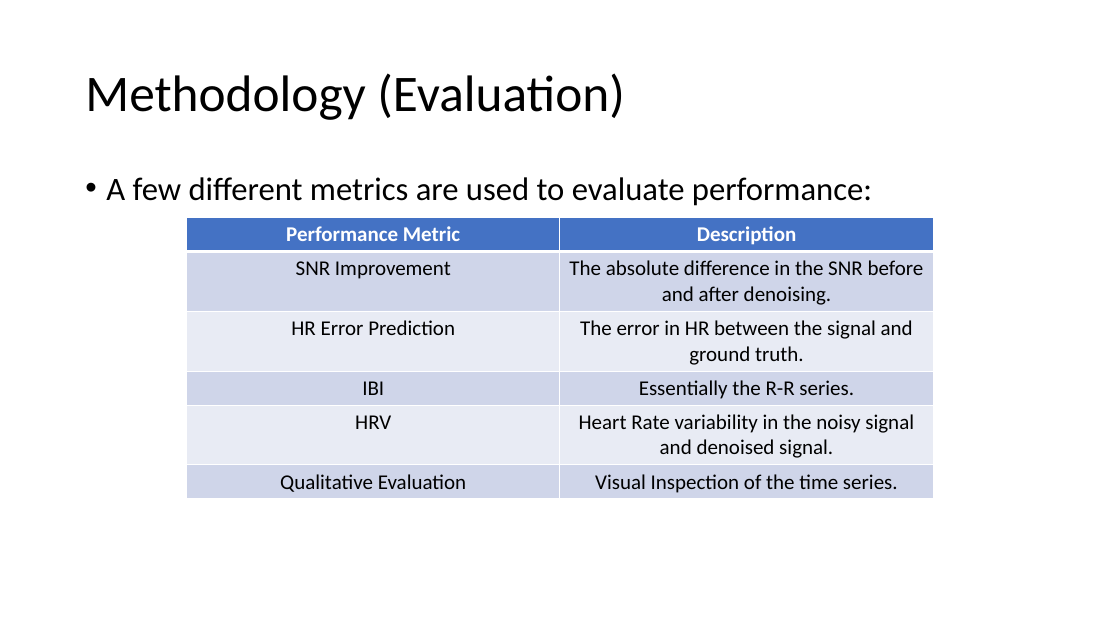
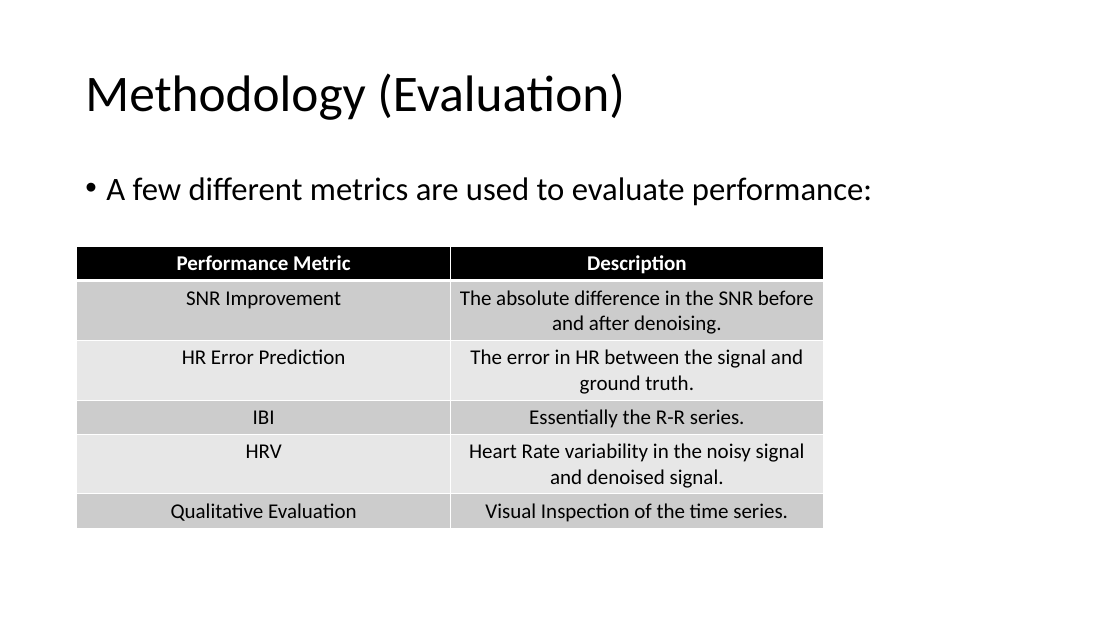
Before and after one commit to ben120-web/MSc-Project, a slide deck: slide 11 of Electrode Motion Denoising/reports/DeepLearningElectrodeMotionRemoval.pptx. Drawn at 1120x630 pixels with LibreOffice and Linux fonts; fonts in the diff are those of the drawing. Boxes give left, top, right and bottom in pixels: in the first picture for what was removed or moved away, otherwise in the second. Text is boxed around its words. In the diff, an @@ line names an element or a change of style, - is before the commit and + after.

```diff
--- a/Electrode Motion Denoising/reports/DeepLearningElectrodeMotionRemoval.pptx
+++ b/Electrode Motion Denoising/reports/DeepLearningElectrodeMotionRemoval.pptx
@@ table at [77,247,823,526] @@
@@ fill #4472C4 to #000000 in row 1 @@
@@ fill #CFD5EA to #CCCCCC in 6 cells @@
@@ fill #E9EBF5 to #E7E7E7 in 4 cells @@
@@ table: place and size @@
-table at [187,218,933,497]
+table at [77,247,823,526]
```
Also in this commit, not shown: 7 other slides changed.
